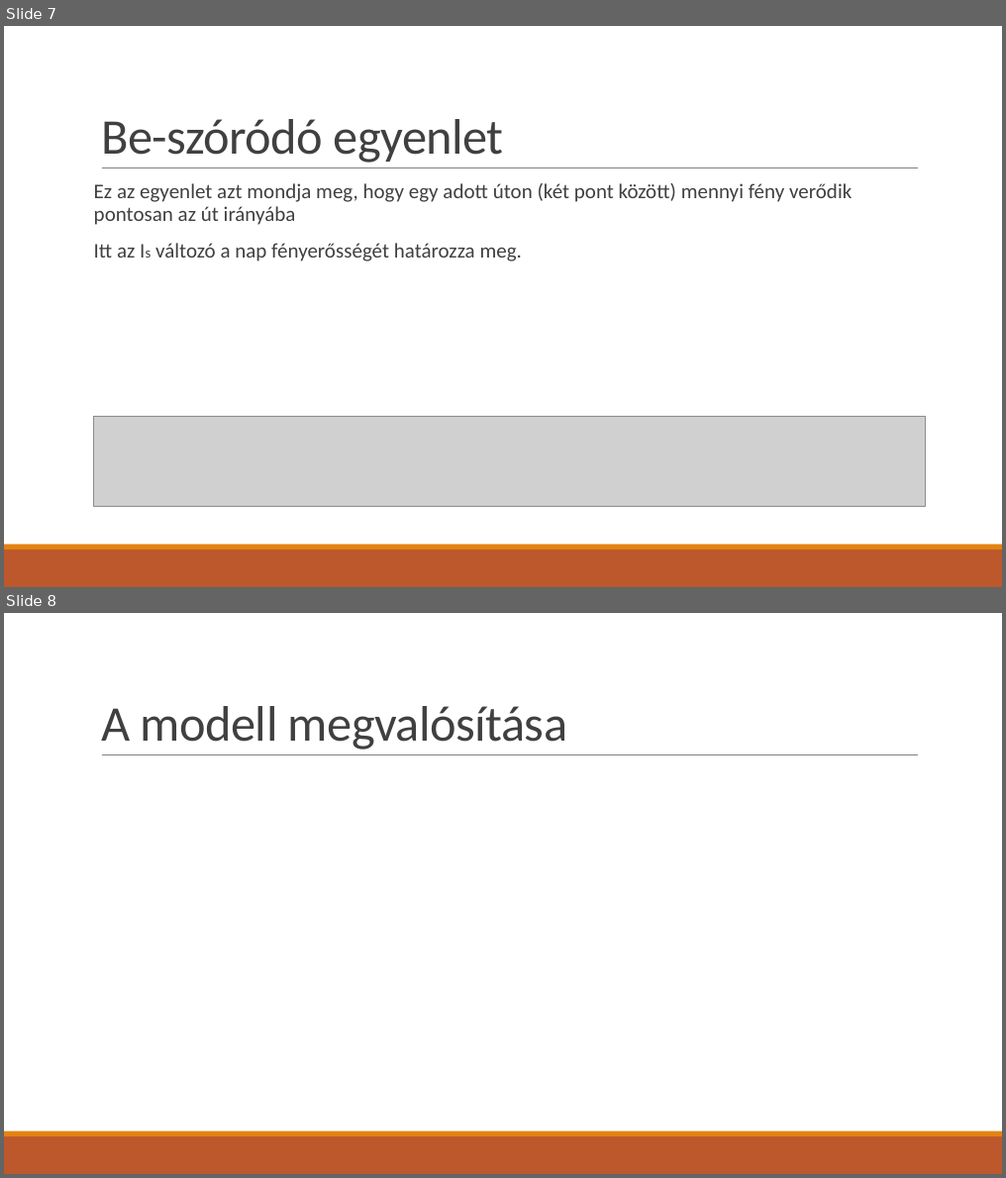
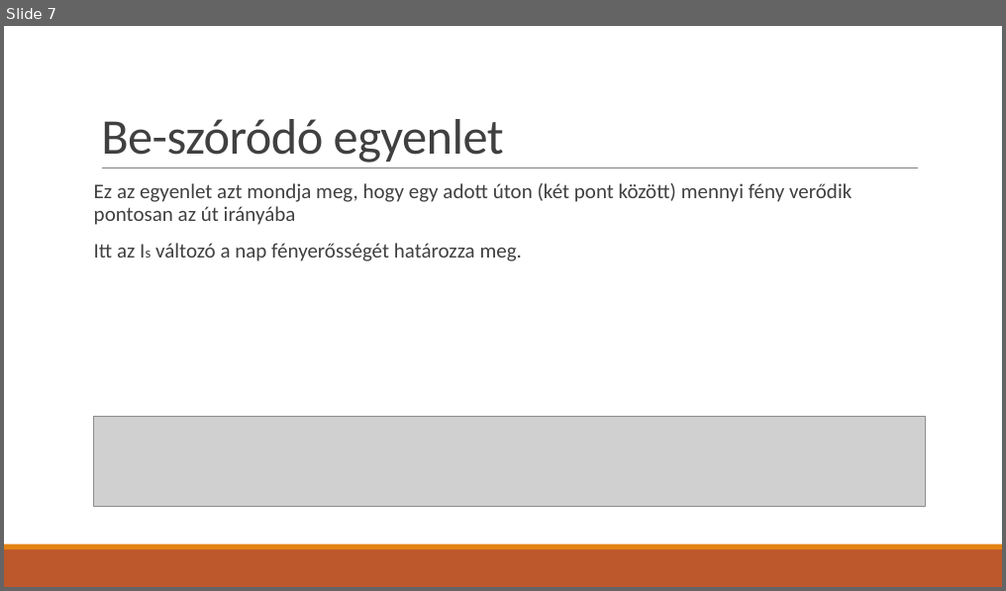
Before and after one commit to TheFlyingPiano99/AtmosphereSimulation, a slide deck: Docs/ppt/Atmoszféra szimuláció.pptx. Shown one above the other, each under a label of ours: slides 7 and 8 before the commit, slide 7 after it. The pictures are 1006x1178 and 1006x591 pixels, drawn with LibreOffice and Linux fonts; fonts in the diff are those of the drawing; grey boxes stand for pictures. Boxes give left, top, right and bottom in pixels: in the first picture for what was removed or moved away, otherwise in the second. Text is boxed around its words. In the diff, an @@ line names an element or a change of style, - is before the commit and + after.

```diff
--- a/Docs/ppt/Atmoszféra szimuláció.pptx
+++ b/Docs/ppt/Atmoszféra szimuláció.pptx
@@ slide 8 removed at [4, 613, 1002, 1174], background #FFFFFF; not listed: 3 template elements that a slide beside it also shows @@
@@ title removed at [101, 706, 567, 750] @@
-A modell megvalósítása
```
Also in this commit, not shown: 3 slides added.
